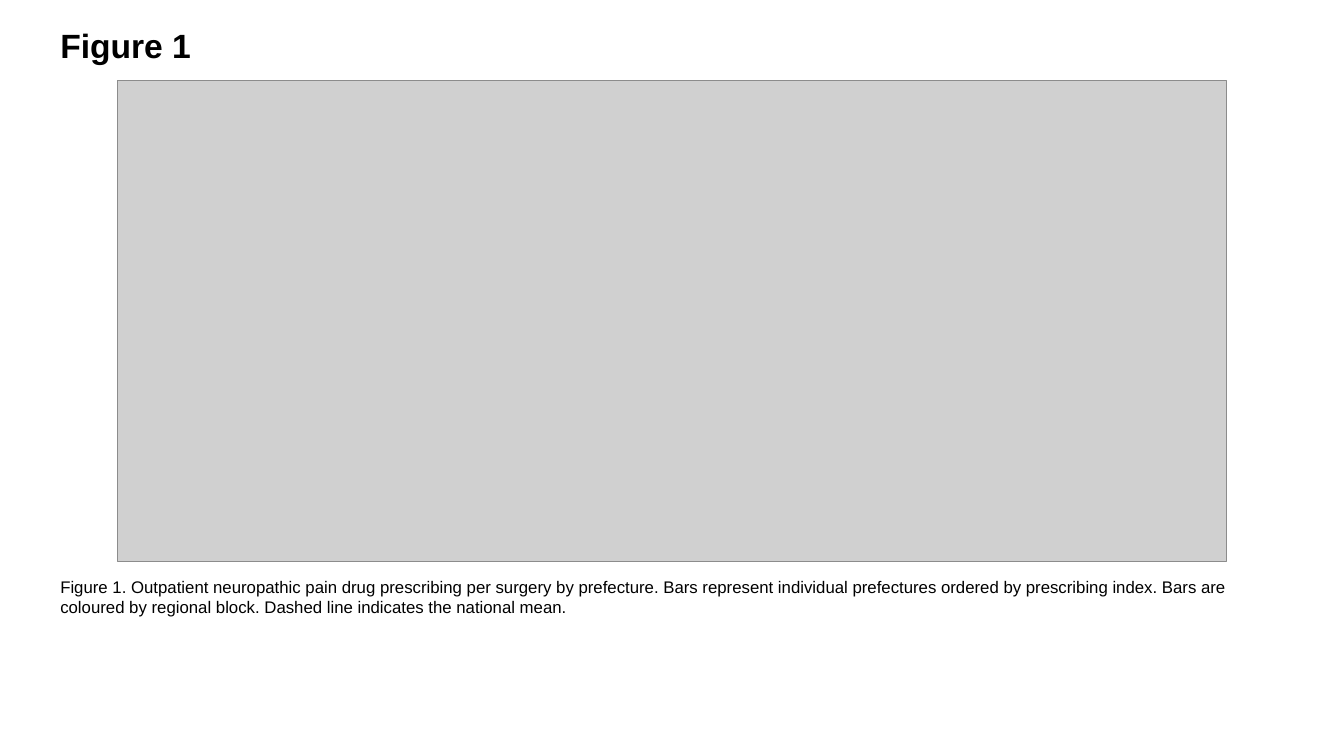
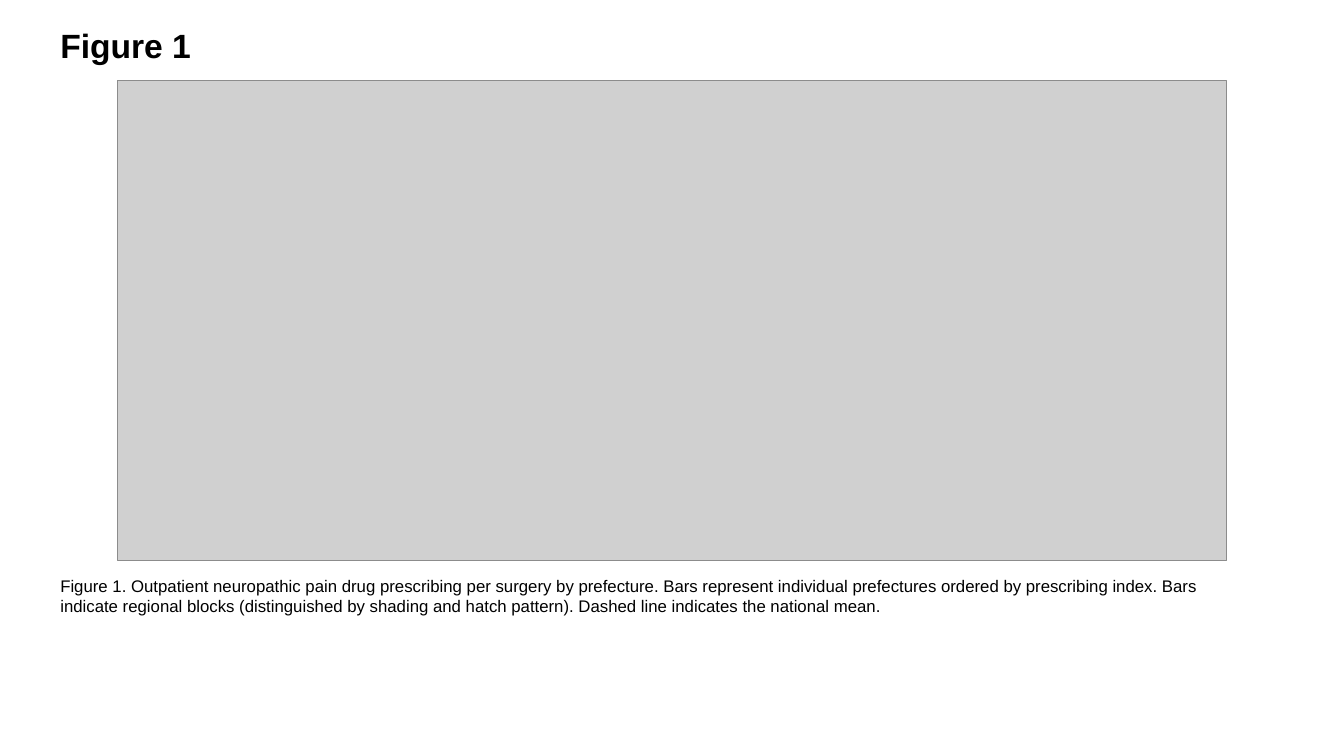
Before and after one commit to bougtoir/heat-accidents-mortality, a slide deck: slide 1 of ndb-pain-regional-variation-japan/output/je/JE_figures_EN.pptx. Drawn at 1344x756 pixels with LibreOffice and Linux fonts; fonts in the diff are those of the drawing; grey boxes stand for pictures. Boxes give left, top, right and bottom in pixels: in the first picture for what was removed or moved away, otherwise in the second. Text is boxed around its words. In the diff, an @@ line names an element or a change of style, - is before the commit and + after.

```diff
--- a/ndb-pain-regional-variation-japan/output/je/JE_figures_EN.pptx
+++ b/ndb-pain-regional-variation-japan/output/je/JE_figures_EN.pptx
@@ text at (60, 580, 1197, 616): text changed @@
-Figure 1. Outpatient neuropathic pain drug prescribing per surgery by prefecture. Bars represent individual prefectures ordered by prescribing index. Bars are coloured by regional block. Dashed line indicates the national mean.
+Figure 1. Outpatient neuropathic pain drug prescribing per surgery by prefecture. Bars represent individual prefectures ordered by prescribing index. Bars indicate regional blocks (distinguished by shading and hatch pattern). Dashed line indicates the national mean.
```
Also in this commit, not shown: 3 other slides changed, 22 other files.
